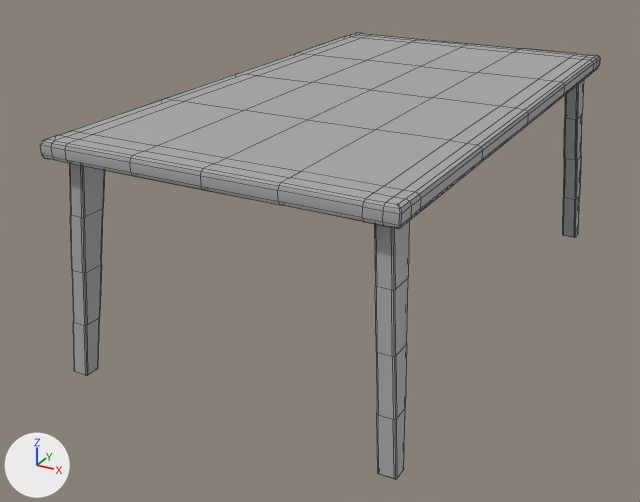
One commit to the FBX model GameJamBrackys2025/Assets/Models/Furniture/Table 1.fbx: the scene before it, then after it.
Camera for both pictures: a 50 mm camera at (3.34, -5.16, 1.28) aimed at (1.86, -2.47, -0.06). The axes (+X, +Y, +Z) are drawn at lower left. The lights are the same throughout. Mesh edges are drawn as thin lines. Where no turn or scale is listed for an object, it has been applied to the vertices.

The scene before the commit, as lines of its bpy script (objects in view):
```python
me_mesh = bpy.data.meshes.new('Mesh')
me_mesh.from_pydata(...)  # 665 vertices, 639 faces; spans x -0.59..0.59, y -1.03..1.03, z -0.78..0.03
me_mesh.materials.append(mat_standardsurface1)  # grey #aaaaaa
ob_pcube8 = bpy.data.objects.new('pCube8', me_mesh)
ob_pcube8.location = (1.981, -2.313, 0.502)
```
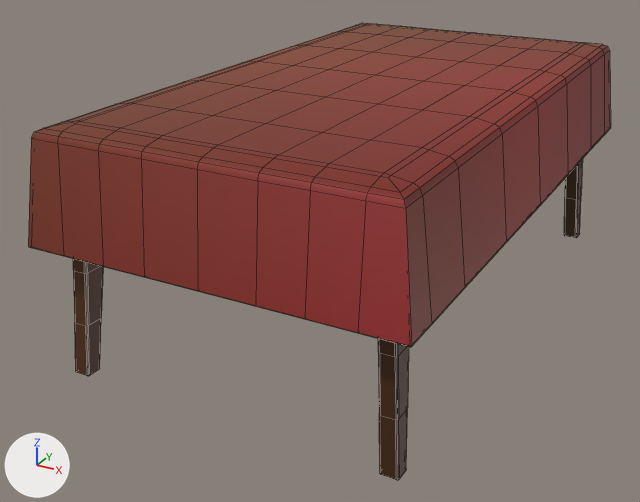
Location of each change, [x1, y1, x2, y2] in pixels of the pictures (640 x 502 px):
```json
{"object": "pPlane7", "change": "added", "after": [28, 23, 611, 347], "on screen": "brown"}
{"object": "pCube8", "change": "recoloured, moved", "before": [40, 33, 600, 479], "after": [73, 160, 582, 480], "on screen": "grey to brown"}
```

Edits to the scene script, one JSON object a line:
```json
{"op": "add", "block": "img_maintexture_png", "code": ["img_maintexture_png = load_image('MainTexture.png', '../../Sprites/MainTexture.png', 5, 6, 'sRGB')"]}
{"op": "add", "block": "mat_lambert29", "code": ["mat_lambert29 = principled_material('lambert29')", "mat_lambert29.texture = img_maintexture_png"]}
{"block": "me_mesh", "where": "me_mesh.from_pydata(...)  # 665 vertices, 639 faces; spans x -0.59..0.59, y -1.03..1.03, z -0.78..0.03"}
{"op": "remove", "block": "me_mesh", "code": "me_mesh.materials.append(mat_standardsurface1)  # grey #aaaaaa"}
{"op": "add", "block": "me_mesh", "code": "me_mesh.materials.append(mat_lambert29)  # picture img_maintexture_png"}
{"op": "add", "block": "me_mesh_001", "code": ["me_mesh_001 = bpy.data.meshes.new('Mesh.001')", "me_mesh_001.from_pydata(...)  # 337 vertices, 320 faces; spans x -0.64..0.64, y -1.1..1.1, z -0.39..0.0", "me_mesh_001.materials.append(mat_lambert29)  # picture img_maintexture_png"]}
{"op": "set", "path": "ob_pcube8.location", "old": "(1.981, -2.313, 0.502)", "new": "(1.988, -2.313, 0.502)"}
{"op": "add", "block": "ob_pplane7", "code": ["ob_pplane7 = bpy.data.objects.new('pPlane7', me_mesh_001)", "ob_pplane7.location = (1.991, -2.297, 0.584)"]}
```
